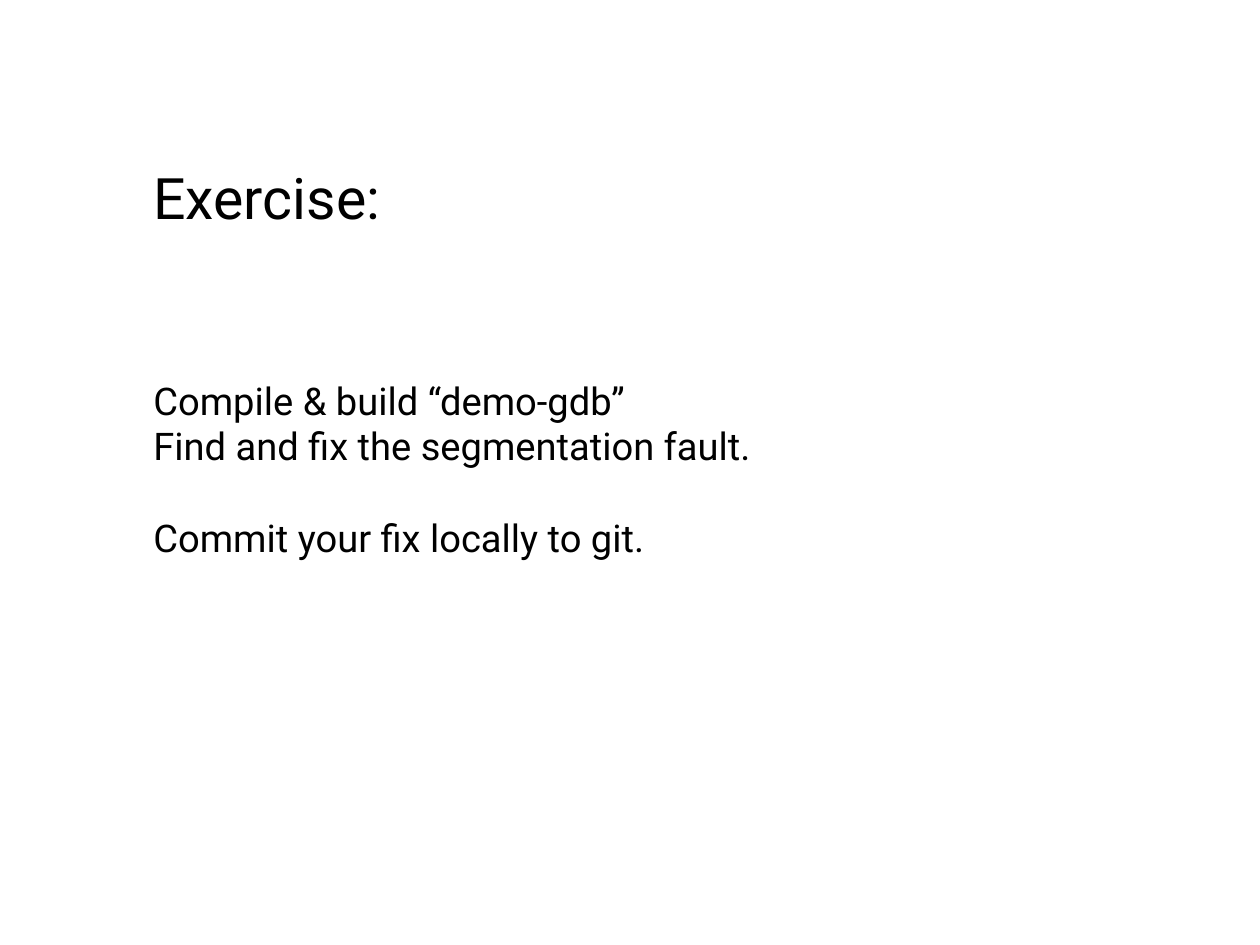
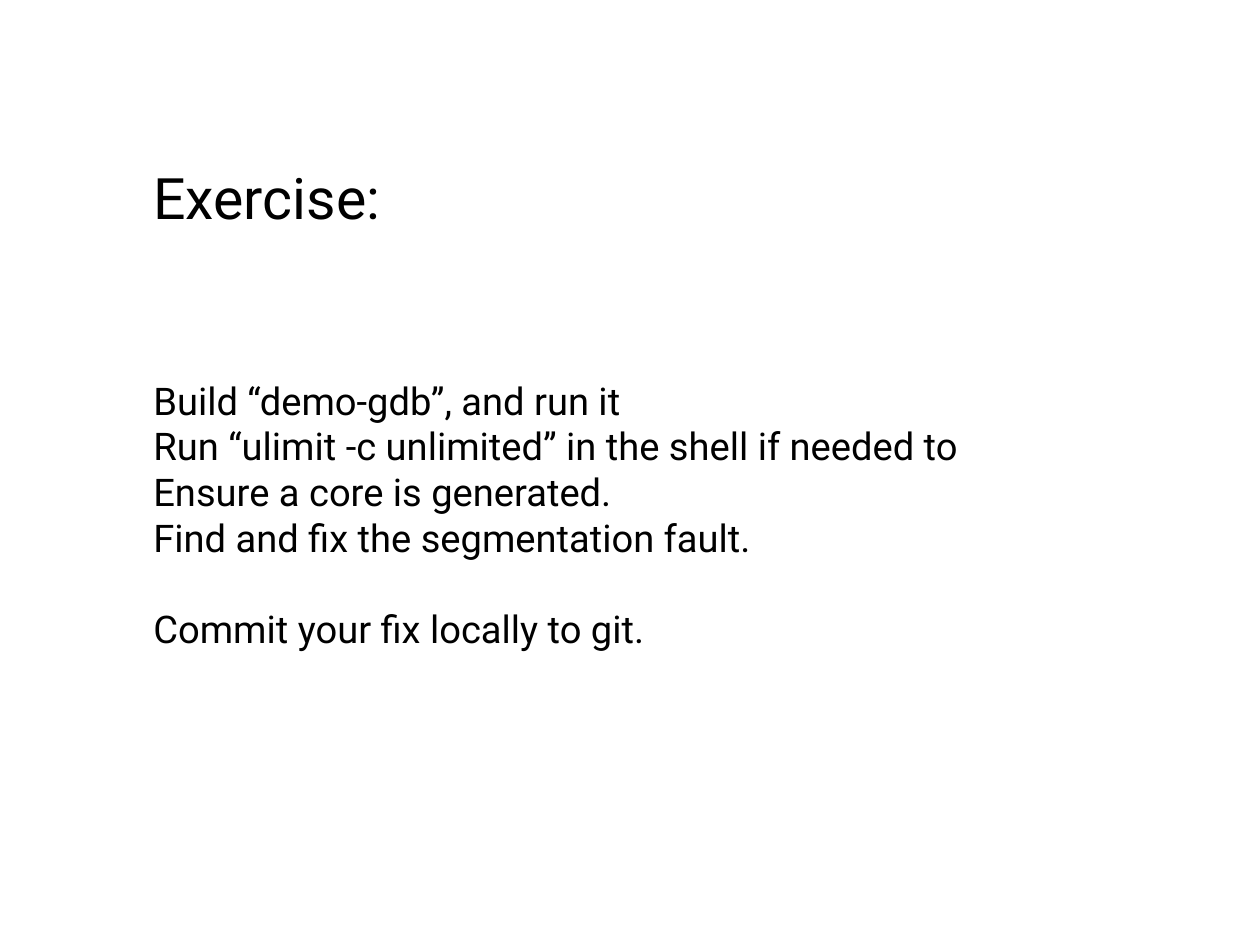
Before and after one commit to dneary/linux-devel-tools-tutorial, a slide deck: slide 6 of Linux Devtools.odp. Drawn at 1260x945 pixels with LibreOffice and Linux fonts; fonts in the diff are those of the drawing. Boxes give left, top, right and bottom in pixels: in the first picture for what was removed or moved away, otherwise in the second. Text is boxed around its words. In the diff, an @@ line names an element or a change of style, - is before the commit and + after.

```diff
--- a/Linux Devtools.odp
+++ b/Linux Devtools.odp
@@ text at (x1=153, y1=386, x2=958, y2=514): text changed @@
-Compile & build “demo-gdb”
+Build “demo-gdb”, and run it
+Run “ulimit -c unlimited” in the shell if needed to
+Ensure a core is generated.
```
Also in this commit, not shown: 1 other slide changed, 11 slides added, 1 slide removed, 2 other files.
